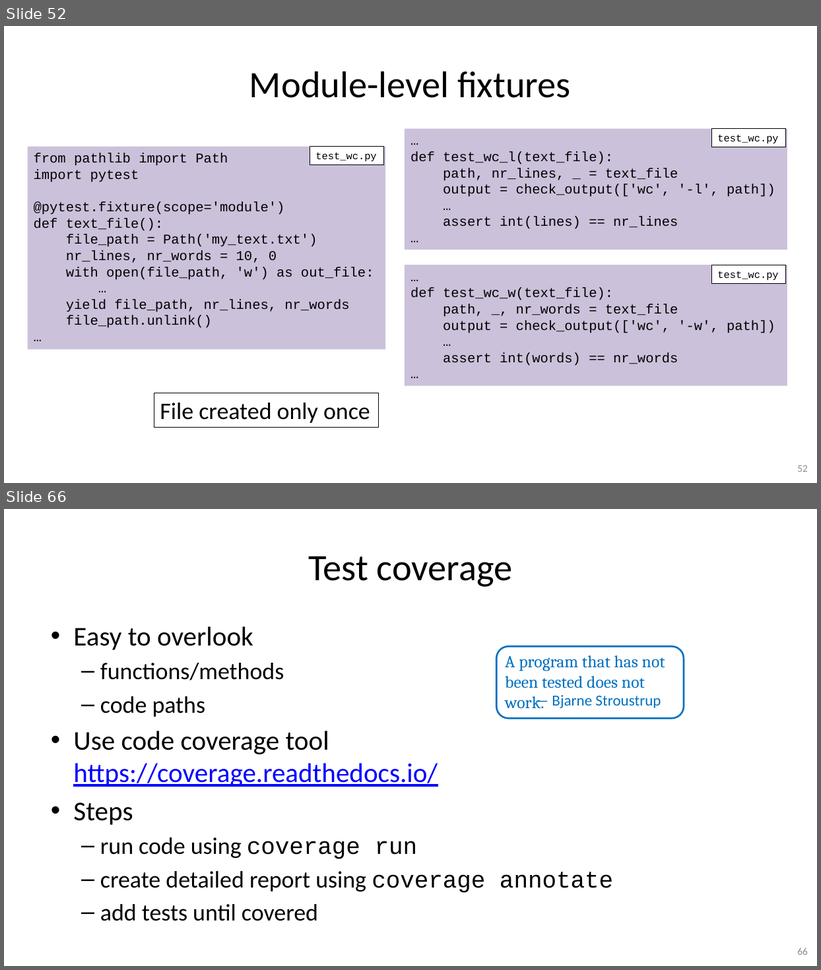
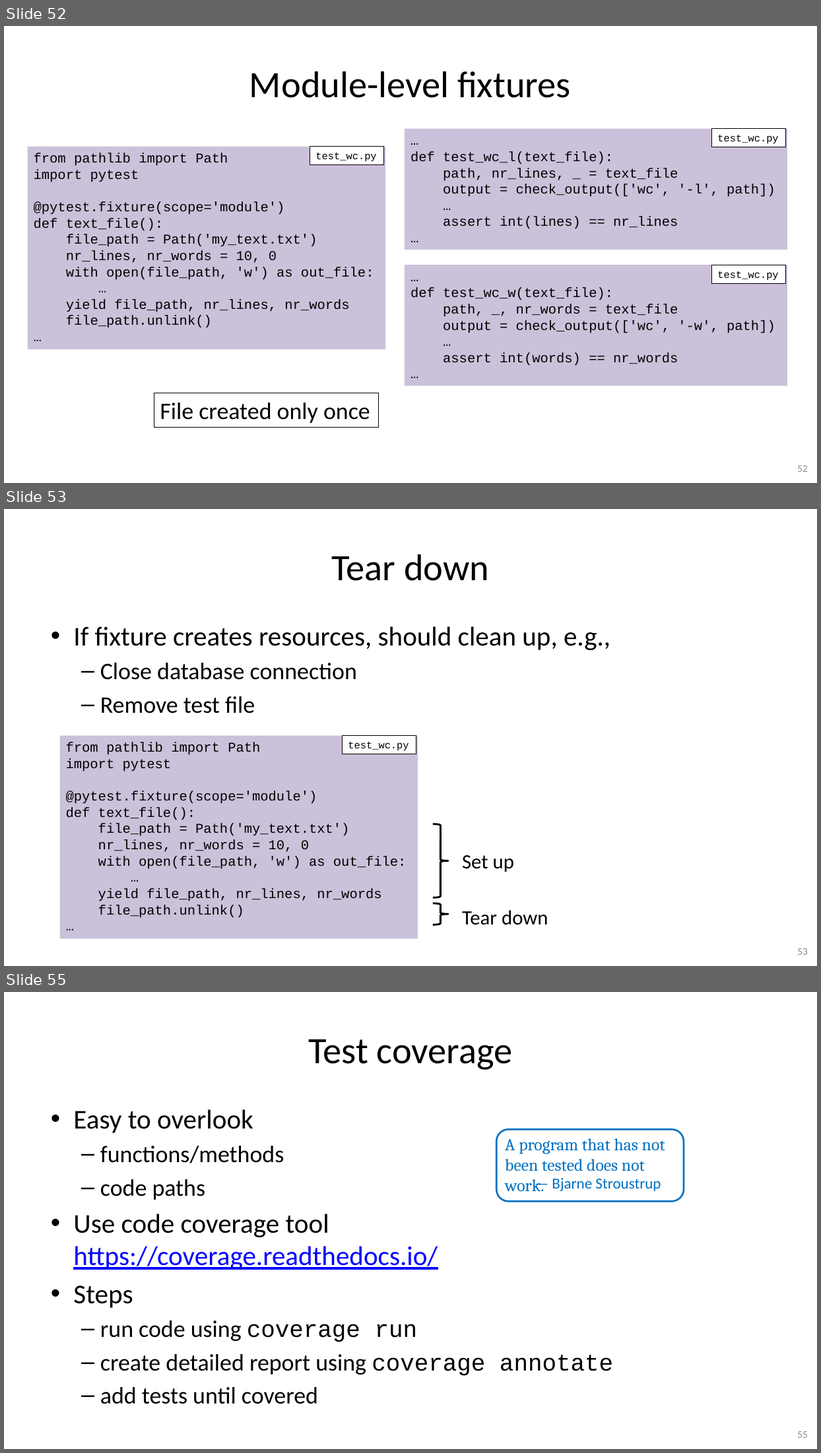
Before and after one commit to gjbex/Python-software-engineering, a slide deck: python_software_engineering.pptx. Shown one above the other, each under a label of ours: slides 52 and 66 before the commit, slides 52, 53 and 55 after it; the slides between them are not shown. The pictures are 821x970 and 821x1453 pixels, drawn with LibreOffice and Linux fonts; fonts in the diff are those of the drawing. Boxes give left, top, right and bottom in pixels: in the first picture for what was removed or moved away, otherwise in the second. Text is boxed around its words. In the diff, an @@ line names an element or a change of style, - is before the commit and + after.

Commit message:
Add slides on tear down, running tests, coverage

```diff
--- a/python_software_engineering.pptx
+++ b/python_software_engineering.pptx
@@ slide 53 added at (4,509,817,966), background #FFFFFF @@
@@ title added at (331,554,489,581), 44 pt, text #000000 @@
+Tear down
@@ text added at (73,626,611,714), 32 pt, text #000000 @@
+• If fixture creates resources, should clean up, e.g.,
+  – Close database connection
+  – Remove test file
@@ rectangle added at (59,736,418,939), fill #CCC1DA, 16 pt, text #000000 @@
+from pathlib import Path
+import pytest
+@pytest.fixture(scope='module')
+def text_file():
+file_path = Path('my_text.txt')
+nr_lines, nr_words = 10, 0
+with open(file_path, 'w') as out_file:
+…
+yield file_path, nr_lines, nr_words
+file_path.unlink()
+…
@@ rectangle added at (342,736,416,755), fill #FFFFFF, outline #000000 0.75 pt, 12 pt, text #000000 @@
+test_wc.py
@@ right brace added at (433,824,448,898), outline #000000 2.25 pt @@
@@ text added at (462,855,514,872), 24 pt, text #000000 @@
+Set up
@@ right brace added at (433,904,448,925), outline #000000 2.25 pt @@
@@ text added at (462,910,548,925), 24 pt, text #000000 @@
+Tear down
@@ page number added at (797,949,808,955), 12 pt, text #8C8C8C @@
+53
@@ what was slide 66 is now slide 55 @@
@@ page number at (797,1432,808,1438): text changed @@
-66
+55
```
Also in this commit, not shown: 2 slides changed, 4 other slides added.
